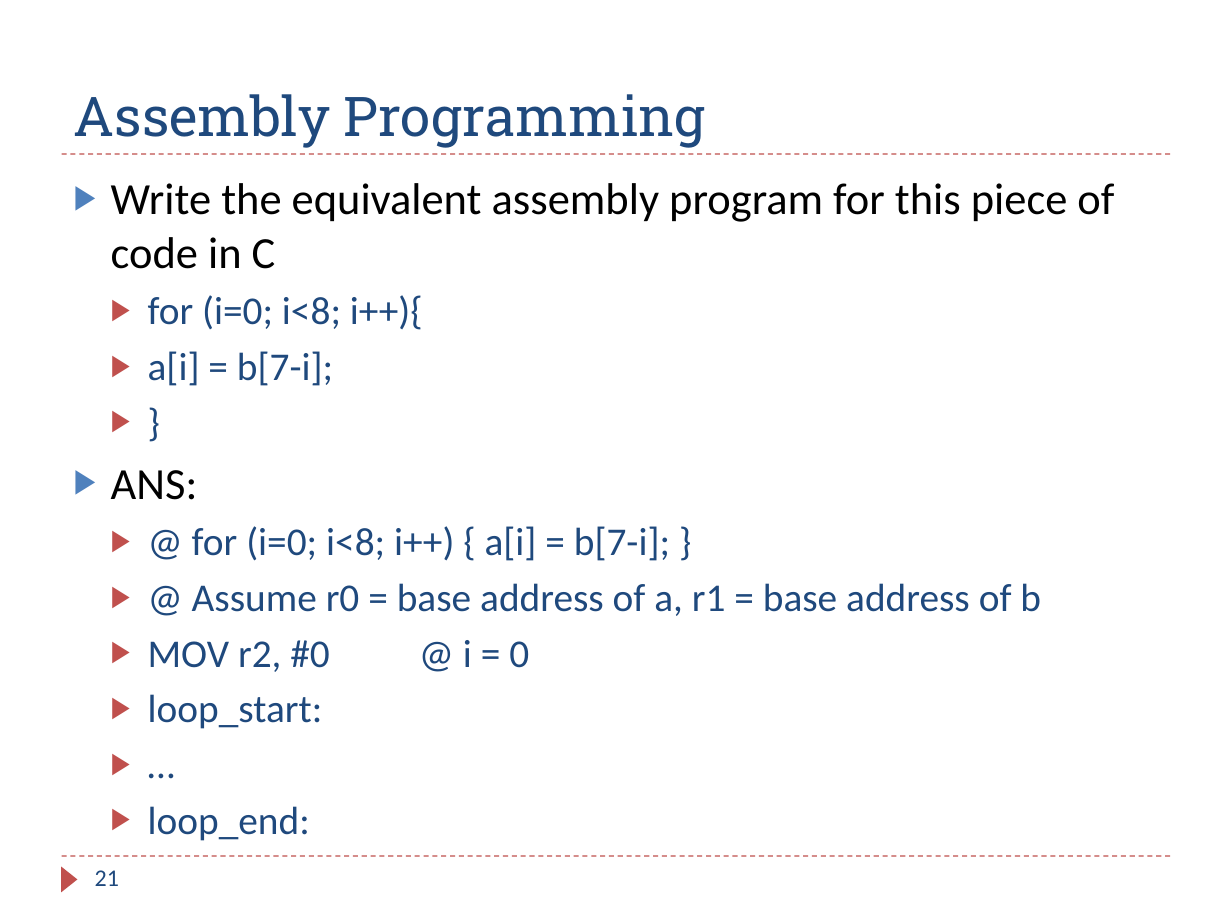
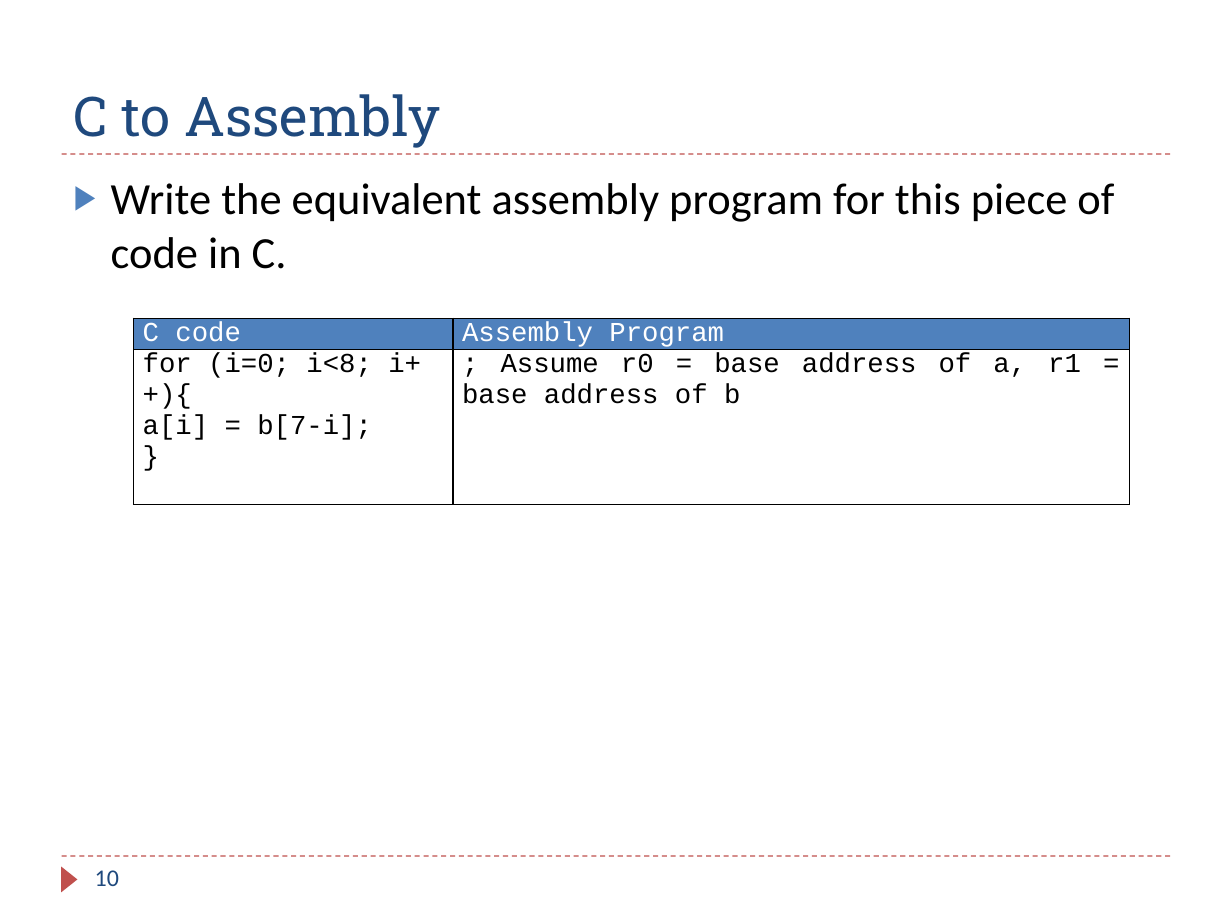
Before and after one commit to guhofstra/CSC111Fa25, a slide deck: slide 10 of PPTs/Ch6_ARM_Flow_Control_Exercises_ANS.pptx (slide 21 before the commit). Drawn at 1232x924 pixels with LibreOffice and Linux fonts; fonts in the diff are those of the drawing. Boxes give left, top, right and bottom in pixels: in the first picture for what was removed or moved away, otherwise in the second. Text is boxed around its words. In the diff, an @@ line names an element or a change of style, - is before the commit and + after.

```diff
--- a/PPTs/Ch6_ARM_Flow_Control_Exercises_ANS.pptx
+++ b/PPTs/Ch6_ARM_Flow_Control_Exercises_ANS.pptx
@@ title at (x1=74, y1=94, x2=440, y2=148): text changed @@
-Assembly Programming
+C to Assembly
@@ text at (x1=111, y1=183, x2=1114, y2=269): text changed; size 23 to 26 pt; text colour #1F497D to #000000 @@
-▶ Write the equivalent assembly program for this piece of code in C
-  ▶ for (i=0; i<8; i++){
-  ▶ a[i] = b[7-i];
-  ▶ }
-▶ ANS:
-  ▶ @ for (i=0; i<8; i++) { a[i] = b[7-i]; }
-  ▶ @ Assume r0 = base address of a, r1 = base address of b
-  ▶ MOV r2, #0 @ i = 0
-  ▶ loop_start:
-  ▶ …
-  ▶ loop_end:
+▶ Write the equivalent assembly program for this piece of code in C.
@@ table added at (x1=133, y1=318, x2=1129, y2=482), 2 rows, 2 columns @@
+C code | Assembly Program
+for (i=0; i<8; i++){ / a[i] = b[7-i]; / } | ; Assume r0 = base address of a, r1 = base address of b
@@ page number at (x1=95, y1=870, x2=119, y2=886): text changed @@
-21
+10
```
Also in this commit, not shown: 11 other slides changed, 10 slides added, 17 other files.
